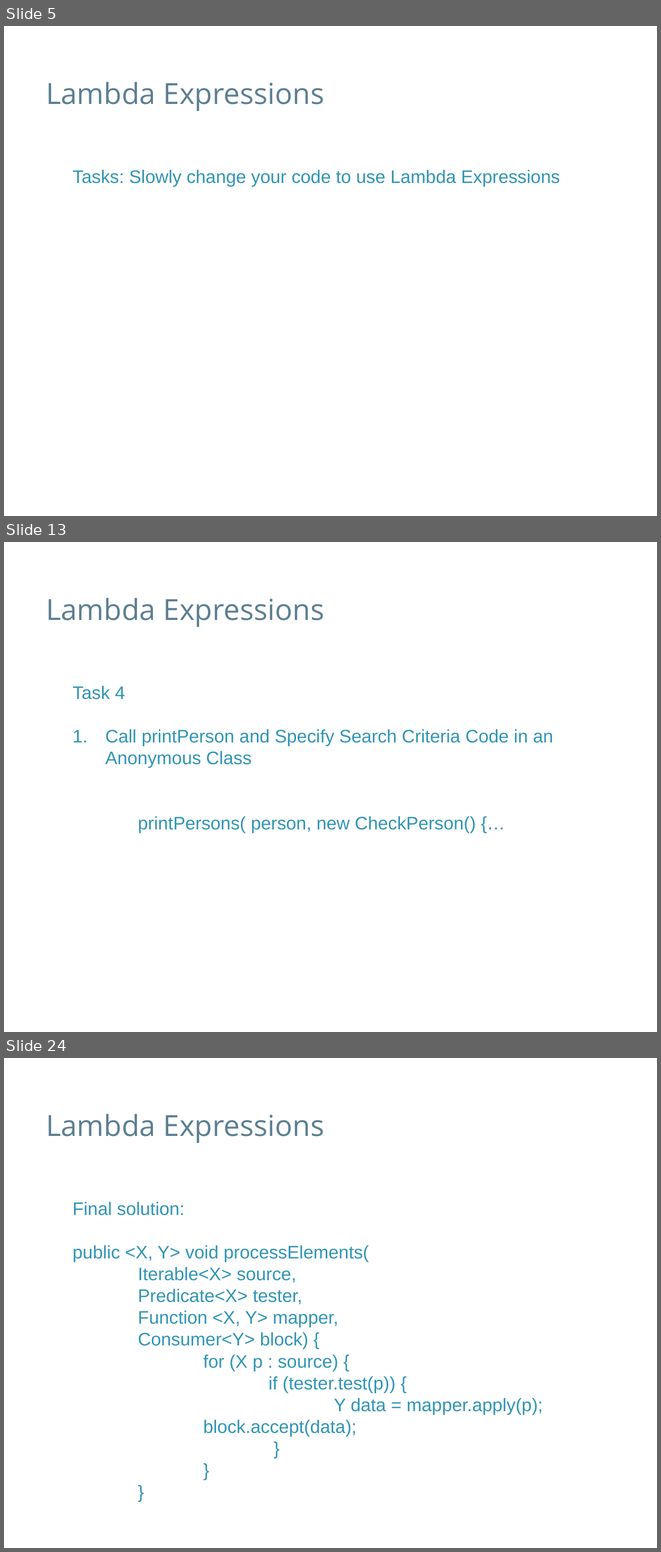
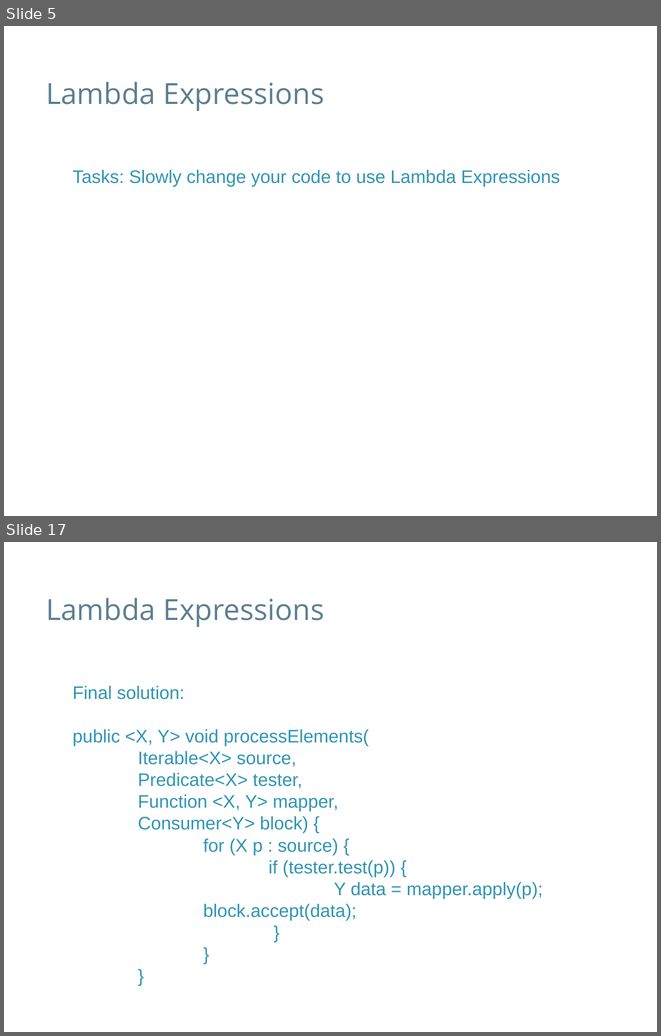
Before and after one commit to speedyswedy/Lambda, a slide deck: slides/Java 8 - Lambda Expresssions.pptx. Shown one above the other, each under a label of ours: slides 5, 13 and 24 before the commit, slides 5 and 17 after it; the slides between them are not shown. The pictures are 661x1552 and 661x1036 pixels, drawn with LibreOffice and Linux fonts; fonts in the diff are those of the drawing; background and template pictures are left out. Boxes give left, top, right and bottom in pixels: in the first picture for what was removed or moved away, otherwise in the second. Text is boxed around its words. In the diff, an @@ line names an element or a change of style, - is before the commit and + after.

Commit message:
changes the process of lambda expressions

```diff
--- a/slides/Java 8 - Lambda Expresssions.pptx
+++ b/slides/Java 8 - Lambda Expresssions.pptx
@@ slide 13 removed at [4,542,657,1032], background #FFFFFF @@
@@ text removed at [46,598,325,627] @@
-Lambda Expressions
@@ text removed at [72,686,553,833] @@
-Task 4
-1. Call printPerson and Specify Search Criteria Code in an Anonymous Class
-printPersons( person, new CheckPerson() {…
@@ what was slide 24 is now slide 17 @@
```
Also in this commit, not shown: 11 slides changed, 6 other slides removed, 2 other files.
